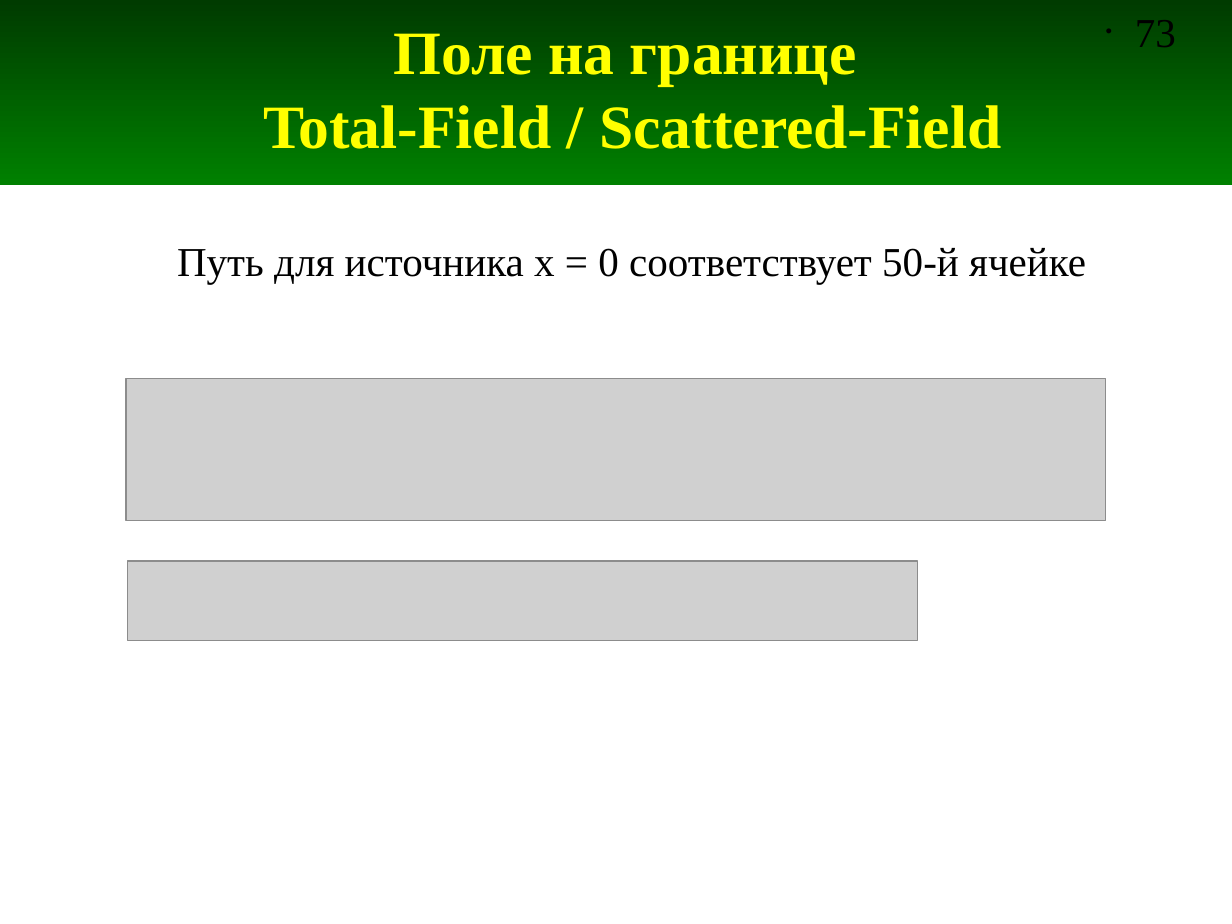
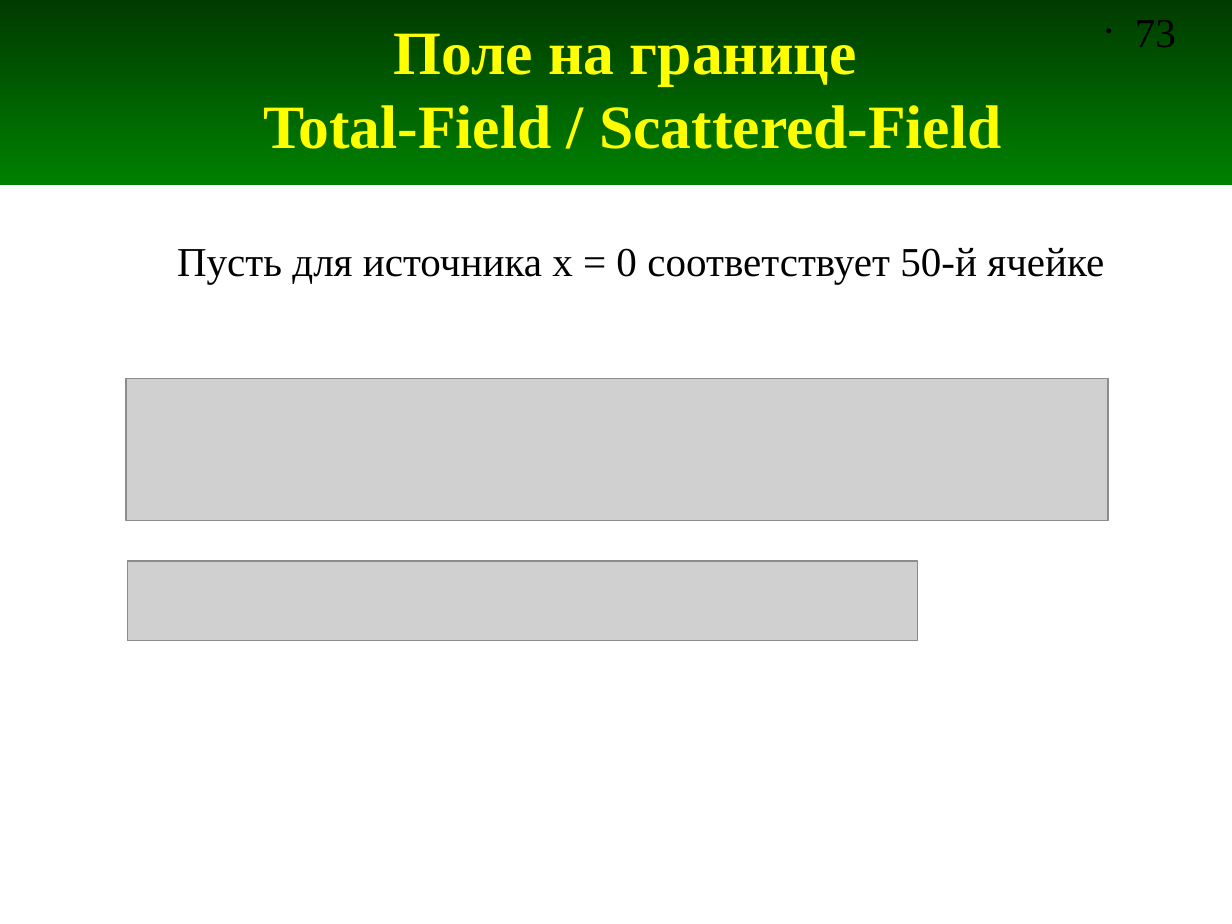
Before and after one commit to andris0147sv/modelling, a slide deck: slide 73 of presentations/2. FDTD.odp. Drawn at 1232x924 pixels with LibreOffice and Linux fonts; fonts in the diff are those of the drawing; grey boxes stand for pictures. Boxes give left, top, right and bottom in pixels: in the first picture for what was removed or moved away, otherwise in the second. Text is boxed around its words. In the diff, an @@ line names an element or a change of style, - is before the commit and + after.

```diff
--- a/presentations/2. FDTD.odp
+++ b/presentations/2. FDTD.odp
@@ text at (177, 248, 1104, 284): text changed @@
-Путь для источника x = 0 соответствует 50-й ячейке
+Пусть для источника x = 0 соответствует 50-й ячейке
```
Also in this commit, not shown: 6 other slides changed, 2 slides added, 1 other file.
